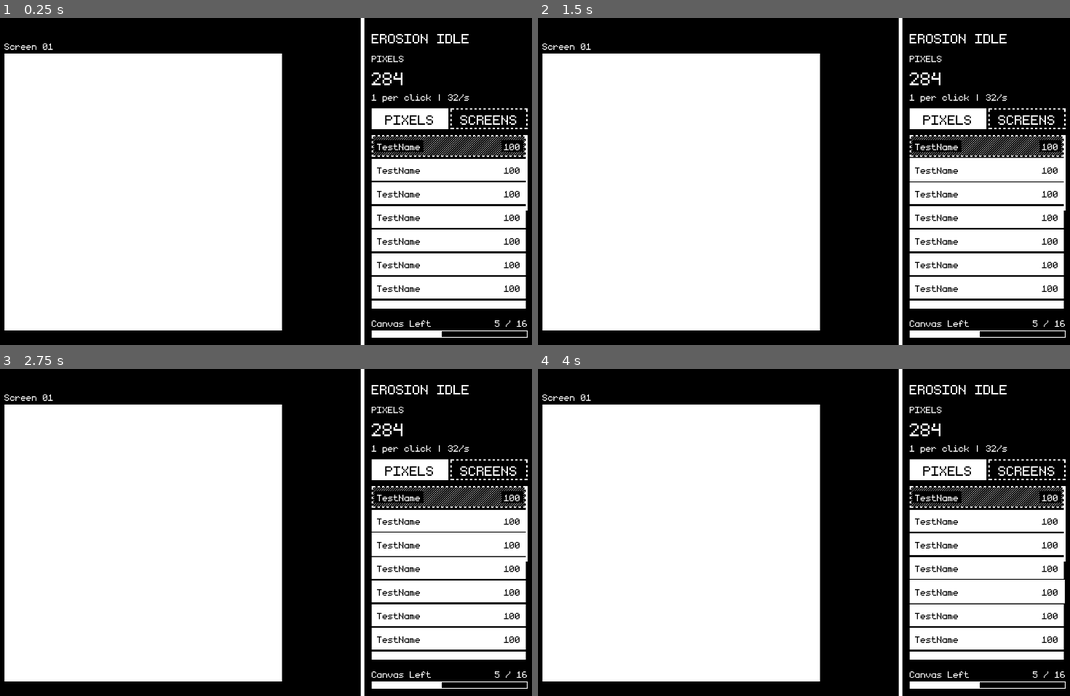
Above: before the commit, frames 1-4 (two rows, left to right).
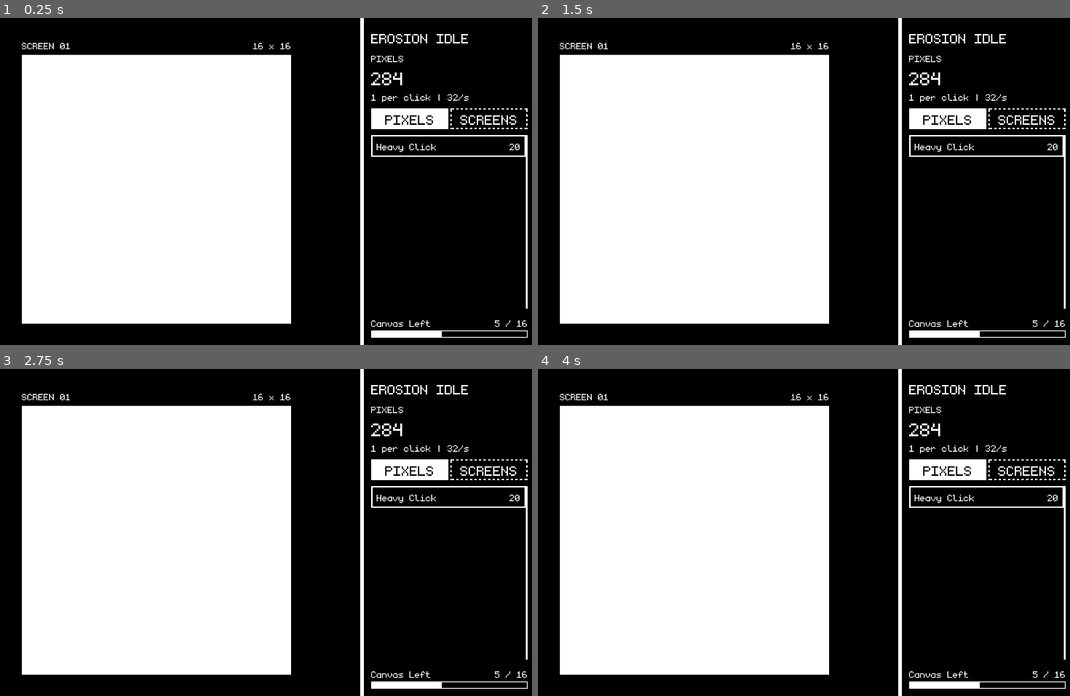
Above: after the commit, the same moments.

Repository: Michael-Blackie/burn-in
Game: Godot game, scene res://src/ui/main.tscn
The game is run twice, just before and just after one commit, with the same random seed, the same clock (stepped at 60 frames per second) and the same inputs.
Inputs (mouse positions are in pixels of both pictures, inside the frame that each line leads up to):
- Up to frame 1 (0.25 s): no input
- Up to frame 2 (1.5 s): click (984, 145) at 0.5 s; click (984, 168) at 1.27 s
- Up to frame 3 (2.75 s): click (446, 545) at 2.02 s
- Up to frame 4 (4 s): click (984, 568) at 2.77 s; click (984, 591) at 3.52 s

The runs differ from the first frame. In frame 1, 20% of the frame differs, in the area x 0-100%, y 0-100%; in frame 2, 20%; in frame 3, 20%; in frame 4, 20%.

Commit message:
Upgrade System implemented

Diff:
--- a/assets/ui/themes/main_theme.tres
+++ b/assets/ui/themes/main_theme.tres
@@ -76,6 +76,19 @@
 border_width_top = 3
 border_width_right = 3
 border_width_bottom = 3
+border_color = Color(1, 1, 1, 1)
+anti_aliasing = false
+
+[sub_resource type="StyleBoxFlat" id="CanvasFrame_box"]
+content_margin_left = 8.0
+content_margin_top = 8.0
+content_margin_right = 8.0
+content_margin_bottom = 8.0
+bg_color = Color(0, 0, 0, 1)
+border_width_left = 8
+border_width_top = 8
+border_width_right = 8
+border_width_bottom = 8
 border_color = Color(1, 1, 1, 1)
 anti_aliasing = false
 
@@ -162,6 +175,8 @@
 Button/styles/hover_pressed = SubResource("Btn_solid_hover")
 Button/styles/normal = SubResource("Btn_outline")
 Button/styles/pressed = SubResource("Btn_solid")
+CanvasFrame/base_type = &"PanelContainer"
+CanvasFrame/styles/panel = SubResource("CanvasFrame_box")
 Label/colors/font_color = Color(1, 1, 1, 1)
 Label/font_sizes/font_size = 32
 Label/fonts/font = ExtResource("1_font")
--- a/project.godot
+++ b/project.godot
@@ -14,6 +14,10 @@
 run/main_scene="res://src/ui/main.tscn"
 config/features=PackedStringArray("4.7", "Forward Plus")
 
+[autoload]
+
+GameManager="*uid://d4ce8foukmxg8"
+
 [display]
 
 window/size/viewport_width=1280
--- a/src/core/game_manager.gd
+++ b/src/core/game_manager.gd
@@ -1,23 +1,106 @@
 extends Node
 
 var pixels : float = 0
-var pixel_multi : float = 1.0;
+var screens : int = 0
 
-signal pixels_changed
+var screens_cleared : int = 0
+
+var pixel_multi : float = 1.0
+var screen_multi : int = 0
+var brush_size : int = 1
+var auto_rate : float = 0.0
+var drag_erase : bool = false
+
+const GRID_SIZES : Array[int] = [16, 32, 48, 64, 96, 128]
+var grid_size : int = 16
+
+var levels : Dictionary = {}
+var all_upgrades : Array[UpgradeData] = []
+
+signal pixels_changed(pixels : float)
+signal screens_changed(screens : int)
+signal grid_changed(grid_size : int, screen : int)
+signal upgrades_changed()
+
 
 func _ready() -> void:
-	var font: FontFile = load("res://fonts/VT323-Regular.ttf")
-	font.fixed_size = 16  # the native size you found
-	font.fixed_size_scale_mode = TextServer.FIXED_SIZE_SCALE_INTEGER_ONLY
+	var directory_path = "res://src/data/"
+	var files = DirAccess.get_files_at(directory_path)
 
-func add_pixels(amount : int):
+	for file_name in files:
+		if file_name.get_extension() == "tres":
+			all_upgrades.append(load(directory_path + file_name))
+			print(all_upgrades)
+
+# Pixel methods
+func add_pixels(amount : float):
 	pixels += amount * pixel_multi
 	pixels_changed.emit(pixels)
 
-func remove_pixels(amount : int):
+func remove_pixels(amount : float):
 	if amount <= pixels:
 		pixels -= amount
 		pixels_changed.emit(pixels)
 		return true
 	else:
 		return false
+
+func add_screens(amount : int):
+	screens += amount * screen_multi
+	screens_changed.emit(screens)
+
+func remove_screens(amount : int):
+	if amount <= screens:
+		screens -= amount
+		screens_changed.emit(screens)
+		return true
+	else:
+		return false
+
+# Grid methods
+func new_grid() -> void:
+	screens += 1
+	var i := mini(screens, GRID_SIZES.size() - 1)
+	grid_size = GRID_SIZES[i]
+	await get_tree().create_timer(0.4).timeout
+	grid_changed.emit(grid_size, screens + 1)
+
+
+# Upgrade methods
+func level_of(u: UpgradeData) -> int:
+	return levels.get(u.id, 0)
+
+func can_buy(u: UpgradeData) -> bool:
+	var lvl := level_of(u)
+	if u.max_level > 0 and lvl >= u.max_level:
+		return false
+
+	var wallet : float
+	if u.currency == UpgradeData.Currency.PIXELS:
+		wallet = pixels
+	else:
+		wallet = screens
+
+	return wallet >= u.cost(lvl)
+
+func buy(u: UpgradeData) -> void:
+	if not can_buy(u):
+		return
+	var price := u.cost(level_of(u))
+	if u.currency == UpgradeData.Currency.PIXELS:
+		remove_pixels(price)
+	else:
+		remove_screens(int(price))
+	levels[u.id] = level_of(u) + 1
+	recalc_stats()
+	upgrades_changed.emit()
+
+func recalc_stats() -> void:
+	pixel_multi = 1.0; brush_size = 1; auto_rate = 0.0; drag_erase = false
+	for u in all_upgrades:   # Array[UpgradeData], e.g. preloaded from src/data
+		var lvl := level_of(u)
+		match u.stat:
+			UpgradeData.Stat.PIXEL_MULTI: pixel_multi += u.value_per_level * lvl
+			UpgradeData.Stat.BRUSH_SIZE:  brush_size  += int(u.value_per_level) * lvl
+			UpgradeData.Stat.AUTO_RATE:   auto_rate   += u.value_per_level * lvl
+			UpgradeData.Stat.DRAG_ERASE:  drag_erase = lvl > 0
--- /dev/null
+++ b/src/core/num_format.gd
@@ -0,0 +1,23 @@
+class_name NumFormat
+
+const SUFFIXES: Array[String] = ["", "K", "M", "B", "T", "Qa", "Qi"]
+
+static func short(n: float) -> String:
+	if n < 1000.0:
+		return str(int(n))
+
+	var tier := 0
+	# 999.95 rather than 1000, so 999,950 becomes "1.00M" instead of "1000K"
+	while n >= 999.95 and tier < SUFFIXES.size() - 1:
+		n /= 1000.0
+		tier += 1
+
+	# 3 significant figures keeps the width steady: 1.23M, 12.3M, 123M
+	var s: String
+	if n < 10.0:
+		s = "%.2f" % n
+	elif n < 100.0:
+		s = "%.1f" % n
+	else:
+		s = "%.0f" % n
+	return s + SUFFIXES[tier]
--- /dev/null
+++ b/src/data/heavy_click.tres
@@ -0,0 +1,10 @@
+[gd_resource type="Resource" script_class="UpgradeData" format=3 uid="uid://dg1u13ncs6vu8"]
+
+[ext_resource type="Script" uid="uid://8ps2mqeq8gii" path="res://src/data/upgrade_data.gd" id="1_vlrjd"]
+
+[resource]
+script = ExtResource("1_vlrjd")
+id = &"heavy_click"
+display_name = "Heavy Click"
+base_cost = 20.0
+metadata/_custom_type_script = "uid://8ps2mqeq8gii"
--- /dev/null
+++ b/src/data/upgrade_data.gd
@@ -0,0 +1,18 @@
+class_name UpgradeData
+extends Resource
+
+enum Currency { PIXELS, SCREENS }
+enum Stat { PIXEL_MULTI, BRUSH_SIZE, AUTO_RATE, DRAG_ERASE }
+
+@export var id: StringName
+@export var display_name: String
+@export var currency: Currency = Currency.PIXELS
+@export var base_cost: float = 10
+@export var cost_growth: float = 1.15   # each level costs 15% more
+@export var max_level: int = 0          # 0 = unlimited, 1 = one-off unlock
+@export var stat: Stat
+@export var value_per_level: float = 1.0
+@export var requires_screens: int = 0   # stays locked until this many screens cleared
+
+func cost(level: int) -> float:
+	return floor(base_cost * pow(cost_growth, level))
--- a/src/ui/main.tscn
+++ b/src/ui/main.tscn
@@ -1,12 +1,12 @@
 [gd_scene format=3 uid="uid://c83o8isaje21l"]
 
 [ext_resource type="Theme" uid="uid://drbijhcdqp8ig" path="res://assets/ui/themes/main_theme.tres" id="1_oo34p"]
+[ext_resource type="Script" uid="uid://cnbogmma0u84y" path="res://src/ui/ui.gd" id="2_oo34p"]
 [ext_resource type="Script" uid="uid://cj8uod0sn2hrq" path="res://src/ui/pixel_canvas.gd" id="2_rsikc"]
-[ext_resource type="PackedScene" uid="uid://bjp658c4fhrqn" path="res://src/ui/upgrade_button.tscn" id="3_uvdti"]
 
 [sub_resource type="ButtonGroup" id="ButtonGroup_tabs"]
 
-[node name="GUI" type="Control" unique_id=395760597]
+[node name="GUI" type="Control" unique_id=395760597 node_paths=PackedStringArray("canvas", "pixel_label", "grid_size_label", "screen_label", "canvas_progress_label", "canvas_progress", "pixel_upgrades", "screen_upgrades")]
 layout_mode = 3
 anchors_preset = 15
 anchor_right = 1.0
@@ -14,6 +14,15 @@
 grow_horizontal = 2
 grow_vertical = 2
 theme = ExtResource("1_oo34p")
+script = ExtResource("2_oo34p")
+canvas = NodePath("HBoxContainer/CanvasArea/CanvasColumn/CanvasFrame/TextureRect")
+pixel_label = NodePath("HBoxContainer/Panel/MarginContainer/VBoxContainer/PixelsCounter")
+grid_size_label = NodePath("HBoxContainer/CanvasArea/CanvasColumn/Header/GridSizeLabel")
+screen_label = NodePath("HBoxContainer/CanvasArea/CanvasColumn/Header/ScreenLabel")
+canvas_progress_label = NodePath("HBoxContainer/Panel/MarginContainer/VBoxContainer/HBoxContainer/CanvasProgressLabel")
+canvas_progress = NodePath("HBoxContainer/Panel/MarginContainer/VBoxContainer/CanvasProgress")
+pixel_upgrades = NodePath("HBoxContainer/Panel/MarginContainer/VBoxContainer/PixelUpgrades")
+screen_upgrades = NodePath("HBoxContainer/Panel/MarginContainer/VBoxContainer/ScreenUpgrades")
 
 [node name="ColorRect" type="ColorRect" parent="." unique_id=1711346739]
 layout_mode = 1
@@ -31,52 +40,45 @@
 anchor_bottom = 1.0
 grow_horizontal = 2
 grow_vertical = 2
+theme_override_constants/separation = 0
 
-[node name="MarginContainer" type="MarginContainer" parent="HBoxContainer" unique_id=798101316]
-layout_mode = 2
-size_flags_horizontal = 3
-size_flags_stretch_ratio = 7.0
-theme_override_constants/margin_top = 48
-theme_override_constants/margin_bottom = 32
-
-[node name="HBoxContainer" type="HBoxContainer" parent="HBoxContainer/MarginContainer" unique_id=1157403642]
-layout_mode = 2
-
-[node name="Spacer2" type="Control" parent="HBoxContainer/MarginContainer/HBoxContainer" unique_id=983746463]
+[node name="CanvasArea" type="CenterContainer" parent="HBoxContainer" unique_id=1450928371]
 layout_mode = 2
 size_flags_horizontal = 3
 
-[node name="VBoxContainer" type="VBoxContainer" parent="HBoxContainer/MarginContainer/HBoxContainer" unique_id=62197010]
+[node name="CanvasColumn" type="VBoxContainer" parent="HBoxContainer/CanvasArea" unique_id=62197010]
 layout_mode = 2
-size_flags_horizontal = 3
-size_flags_stretch_ratio = 6.0
+theme_override_constants/separation = 8
 
-[node name="Label" type="Label" parent="HBoxContainer/MarginContainer/HBoxContainer/VBoxContainer" unique_id=1779291976]
+[node name="Header" type="HBoxContainer" parent="HBoxContainer/CanvasArea/CanvasColumn" unique_id=1298320559]
 layout_mode = 2
-text = "Screen 01"
 
-[node name="AspectRatioContainer" type="AspectRatioContainer" parent="HBoxContainer/MarginContainer/HBoxContainer/VBoxContainer" unique_id=2114366183]
+[node name="ScreenLabel" type="Label" parent="HBoxContainer/CanvasArea/CanvasColumn/Header" unique_id=1779291976]
+unique_name_in_owner = true
 layout_mode = 2
-size_flags_horizontal = 3
-size_flags_vertical = 3
-size_flags_stretch_ratio = 7.0
-alignment_horizontal = 0
+text = "SCREEN 01"
 
-[node name="TextureRect" type="TextureRect" parent="HBoxContainer/MarginContainer/HBoxContainer/VBoxContainer/AspectRatioContainer" unique_id=1980761585]
+[node name="GridSizeLabel" type="Label" parent="HBoxContainer/CanvasArea/CanvasColumn/Header" unique_id=1672886904]
+unique_name_in_owner = true
+layout_mode = 2
+size_flags_horizontal = 10
+text = "16 x 16"
+
+[node name="CanvasFrame" type="PanelContainer" parent="HBoxContainer/CanvasArea/CanvasColumn" unique_id=2114366183]
+layout_mode = 2
+theme_type_variation = &"CanvasFrame"
+
+[node name="TextureRect" type="TextureRect" parent="HBoxContainer/CanvasArea/CanvasColumn/CanvasFrame" unique_id=1980761585]
 texture_filter = 1
+custom_minimum_size = Vector2(576, 576)
 layout_mode = 2
 expand_mode = 1
 script = ExtResource("2_rsikc")
 col_1 = Color(1, 1, 1, 1)
 
-[node name="Spacer" type="Control" parent="HBoxContainer/MarginContainer/HBoxContainer" unique_id=1764391342]
+[node name="Panel" type="Panel" parent="HBoxContainer" unique_id=1814571530]
+custom_minimum_size = Vector2(384, 0)
 layout_mode = 2
-size_flags_horizontal = 3
-
-[node name="Panel" type="Panel" parent="HBoxContainer" unique_id=1814571530]
-layout_mode = 2
-size_flags_horizontal = 3
-size_flags_stretch_ratio = 3.0
 
 [node name="MarginContainer" type="MarginContainer" parent="HBoxContainer/Panel" unique_id=1914983842]
 layout_mode = 1
@@ -144,70 +146,18 @@
 custom_minimum_size = Vector2(0, 5)
 layout_mode = 2
 
-[node name="UpgradeList" type="ScrollContainer" parent="HBoxContainer/Panel/MarginContainer/VBoxContainer" unique_id=248186420]
+[node name="PixelUpgrades" type="ScrollContainer" parent="HBoxContainer/Panel/MarginContainer/VBoxContainer" unique_id=248186420]
 layout_mode = 2
 size_flags_vertical = 3
 theme_override_constants/scrollbar_v_separation = 5
 horizontal_scroll_mode = 0
 vertical_scroll_mode = 2
 
-[node name="VBoxContainer" type="VBoxContainer" parent="HBoxContainer/Panel/MarginContainer/VBoxContainer/UpgradeList" unique_id=947997563]
+[node name="VBoxContainer" type="VBoxContainer" parent="HBoxContainer/Panel/MarginContainer/VBoxContainer/PixelUpgrades" unique_id=947997563]
 layout_mode = 2
 size_flags_horizontal = 3
 
-[node name="UpgradeButton" parent="HBoxContainer/Panel/MarginContainer/VBoxContainer/UpgradeList/VBoxContainer" unique_id=384451521 instance=ExtResource("3_uvdti")]
-layout_mode = 2
-theme_type_variation = &"UpgradeLocked"
-
-[node name="UpgradeButton2" parent="HBoxContainer/Panel/MarginContainer/VBoxContainer/UpgradeList/VBoxContainer" unique_id=232009654 instance=ExtResource("3_uvdti")]
-layout_mode = 2
-
-[node name="UpgradeButton3" parent="HBoxContainer/Panel/MarginContainer/VBoxContainer/UpgradeList/VBoxContainer" unique_id=1086077654 instance=ExtResource("3_uvdti")]
-layout_mode = 2
-
-[node name="UpgradeButton4" parent="HBoxContainer/Panel/MarginContainer/VBoxContainer/UpgradeList/VBoxContainer" unique_id=132499027 instance=ExtResource("3_uvdti")]
-layout_mode = 2
-
-[node name="UpgradeButton5" parent="HBoxContainer/Panel/MarginContainer/VBoxContainer/UpgradeList/VBoxContainer" unique_id=139626507 instance=ExtResource("3_uvdti")]
-layout_mode = 2
-
-[node name="UpgradeButton6" parent="HBoxContainer/Panel/MarginContainer/VBoxContainer/UpgradeList/VBoxContainer" unique_id=973576910 instance=ExtResource("3_uvdti")]
-layout_mode = 2
-
-[node name="UpgradeButton7" parent="HBoxContainer/Panel/MarginContainer/VBoxContainer/UpgradeList/VBoxContainer" unique_id=943319500 instance=ExtResource("3_uvdti")]
-layout_mode = 2
-
-[node name="UpgradeButton8" parent="HBoxContainer/Panel/MarginContainer/VBoxContainer/UpgradeList/VBoxContainer" unique_id=1462342252 instance=ExtResource("3_uvdti")]
-layout_mode = 2
-
-[node name="UpgradeButton9" parent="HBoxContainer/Panel/MarginContainer/VBoxContainer/UpgradeList/VBoxContainer" unique_id=424822980 instance=ExtResource("3_uvdti")]
-layout_mode = 2
-
-[node name="UpgradeButton10" parent="HBoxContainer/Panel/MarginContainer/VBoxContainer/UpgradeList/VBoxContainer" unique_id=934247771 instance=ExtResource("3_uvdti")]
-layout_mode = 2
-
-[node name="UpgradeButton11" parent="HBoxContainer/Panel/MarginContainer/VBoxContainer/UpgradeList/VBoxContainer" unique_id=2079434513 instance=ExtResource("3_uvdti")]
-layout_mode = 2
-
-[node name="UpgradeButton12" parent="HBoxContainer/Panel/MarginContainer/VBoxContainer/UpgradeList/VBoxContainer" unique_id=257457247 instance=ExtResource("3_uvdti")]
-layout_mode = 2
-
-[node name="UpgradeButton13" parent="HBoxContainer/Panel/MarginContainer/VBoxContainer/UpgradeList/VBoxContainer" unique_id=2052395637 instance=ExtResource("3_uvdti")]
-layout_mode = 2
-
-[node name="UpgradeButton14" parent="HBoxContainer/Panel/MarginContainer/VBoxContainer/UpgradeList/VBoxContainer" unique_id=1199731638 instance=ExtResource("3_uvdti")]
-layout_mode = 2
-
-[node name="UpgradeButton15" parent="HBoxContainer/Panel/MarginContainer/VBoxContainer/UpgradeList/VBoxContainer" unique_id=1307751533 instance=ExtResource("3_uvdti")]
-layout_mode = 2
-
-[node name="UpgradeButton16" parent="HBoxContainer/Panel/MarginContainer/VBoxContainer/UpgradeList/VBoxContainer" unique_id=1981155283 instance=ExtResource("3_uvdti")]
-layout_mode = 2
-
-[node name="UpgradeButton17" parent="HBoxContainer/Panel/MarginContainer/VBoxContainer/UpgradeList/VBoxContainer" unique_id=938253181 instance=ExtResource("3_uvdti")]
-layout_mode = 2
-
-[node name="UpgradeList2" type="ScrollContainer" parent="HBoxContainer/Panel/MarginContainer/VBoxContainer" unique_id=636568587]
+[node name="ScreenUpgrades" type="ScrollContainer" parent="HBoxContainer/Panel/MarginContainer/VBoxContainer" unique_id=636568587]
 visible = false
 layout_mode = 2
 size_flags_vertical = 3
@@ -215,60 +165,9 @@
 horizontal_scroll_mode = 0
 vertical_scroll_mode = 2
 
-[node name="VBoxContainer" type="VBoxContainer" parent="HBoxContainer/Panel/MarginContainer/VBoxContainer/UpgradeList2" unique_id=162981181]
+[node name="VBoxContainer" type="VBoxContainer" parent="HBoxContainer/Panel/MarginContainer/VBoxContainer/ScreenUpgrades" unique_id=162981181]
 layout_mode = 2
 size_flags_horizontal = 3
-
-[node name="UpgradeButton" parent="HBoxContainer/Panel/MarginContainer/VBoxContainer/UpgradeList2/VBoxContainer" unique_id=801622403 instance=ExtResource("3_uvdti")]
-layout_mode = 2
-
-[node name="UpgradeButton2" parent="HBoxContainer/Panel/MarginContainer/VBoxContainer/UpgradeList2/VBoxContainer" unique_id=1810941259 instance=ExtResource("3_uvdti")]
-layout_mode = 2
-
-[node name="UpgradeButton3" parent="HBoxContainer/Panel/MarginContainer/VBoxContainer/UpgradeList2/VBoxContainer" unique_id=1364072385 instance=ExtResource("3_uvdti")]
-layout_mode = 2
-
-[node name="UpgradeButton4" parent="HBoxContainer/Panel/MarginContainer/VBoxContainer/UpgradeList2/VBoxContainer" unique_id=565220395 instance=ExtResource("3_uvdti")]
-layout_mode = 2
-
-[node name="UpgradeButton5" parent="HBoxContainer/Panel/MarginContainer/VBoxContainer/UpgradeList2/VBoxContainer" unique_id=641578497 instance=ExtResource("3_uvdti")]
-layout_mode = 2
-
-[node name="UpgradeButton6" parent="HBoxContainer/Panel/MarginContainer/VBoxContainer/UpgradeList2/VBoxContainer" unique_id=1254095293 instance=ExtResource("3_uvdti")]
-layout_mode = 2
-
-[node name="UpgradeButton7" parent="HBoxContainer/Panel/MarginContainer/VBoxContainer/UpgradeList2/VBoxContainer" unique_id=148824979 instance=ExtResource("3_uvdti")]
-layout_mode = 2
-
-[node name="UpgradeButton8" parent="HBoxContainer/Panel/MarginContainer/VBoxContainer/UpgradeList2/VBoxContainer" unique_id=1293582755 instance=ExtResource("3_uvdti")]
-layout_mode = 2
-
-[node name="UpgradeButton9" parent="HBoxContainer/Panel/MarginContainer/VBoxContainer/UpgradeList2/VBoxContainer" unique_id=1496650420 instance=ExtResource("3_uvdti")]
-layout_mode = 2
-
-[node name="UpgradeButton10" parent="HBoxContainer/Panel/MarginContainer/VBoxContainer/UpgradeList2/VBoxContainer" unique_id=79854998 instance=ExtResource("3_uvdti")]
-layout_mode = 2
-
-[node name="UpgradeButton11" parent="HBoxContainer/Panel/MarginContainer/VBoxContainer/UpgradeList2/VBoxContainer" unique_id=1144451898 instance=ExtResource("3_uvdti")]
-layout_mode = 2
-
-[node name="UpgradeButton12" parent="HBoxContainer/Panel/MarginContainer/VBoxContainer/UpgradeList2/VBoxContainer" unique_id=505102758 instance=ExtResource("3_uvdti")]
-layout_mode = 2
-
-[node name="UpgradeButton13" parent="HBoxContainer/Panel/MarginContainer/VBoxContainer/UpgradeList2/VBoxContainer" unique_id=793701091 instance=ExtResource("3_uvdti")]
-layout_mode = 2
-
-[node name="UpgradeButton14" parent="HBoxContainer/Panel/MarginContainer/VBoxContainer/UpgradeList2/VBoxContainer" unique_id=1072454688 instance=ExtResource("3_uvdti")]
-layout_mode = 2
-
-[node name="UpgradeButton15" parent="HBoxContainer/Panel/MarginContainer/VBoxContainer/UpgradeList2/VBoxContainer" unique_id=303987287 instance=ExtResource("3_uvdti")]
-layout_mode = 2
-
-[node name="UpgradeButton16" parent="HBoxContainer/Panel/MarginContainer/VBoxContainer/UpgradeList2/VBoxContainer" unique_id=2101135118 instance=ExtResource("3_uvdti")]
-layout_mode = 2
-
-[node name="UpgradeButton17" parent="HBoxContainer/Panel/MarginContainer/VBoxContainer/UpgradeList2/VBoxContainer" unique_id=818629658 instance=ExtResource("3_uvdti")]
-layout_mode = 2
 
 [node name="Spacer3" type="Control" parent="HBoxContainer/Panel/MarginContainer/VBoxContainer" unique_id=490575232]
 custom_minimum_size = Vector2(0, 10)
@@ -292,5 +191,5 @@
 value = 45.0
 show_percentage = false
 
-[connection signal="toggled" from="HBoxContainer/Panel/MarginContainer/VBoxContainer/TabButtons/PixelButton" to="HBoxContainer/Panel/MarginContainer/VBoxContainer/UpgradeList" method="set_visible"]
-[connection signal="toggled" from="HBoxContainer/Panel/MarginContainer/VBoxContainer/TabButtons/PixelButton2" to="HBoxContainer/Panel/MarginContainer/VBoxContainer/UpgradeList2" method="set_visible"]
+[connection signal="toggled" from="HBoxContainer/Panel/MarginContainer/VBoxContainer/TabButtons/PixelButton" to="HBoxContainer/Panel/MarginContainer/VBoxContainer/PixelUpgrades" method="set_visible"]
+[connection signal="toggled" from="HBoxContainer/Panel/MarginContainer/VBoxContainer/TabButtons/PixelButton2" to="HBoxContainer/Panel/MarginContainer/VBoxContainer/ScreenUpgrades" method="set_visible"]
--- a/src/ui/pixel_canvas.gd
+++ b/src/ui/pixel_canvas.gd
@@ -5,12 +5,23 @@
 @export var col_1 : Color
 @export var col_2 : Color
 
+var remaining : int
+
 var image : Image
 
 var dirty : bool = false
 
+signal canvas_cleared
+signal pixel_erased(remaining : int, total : int)
+
+
 func _ready() -> void:
+	canvas_cleared.connect(GameManager.new_grid)
+
 	create_image()
+	GameManager.grid_changed.connect(func(size, _n): reset(size))
+	reset(GameManager.grid_size)
+
 
 func _process(delta: float) -> void:
 	if dirty:
@@ -23,8 +34,23 @@
 	texture = ImageTexture.create_from_image(image)
 
 func update_image(x: int, y: int):
+	if image.get_pixel(x, y) == col_2:   # already erased
+		return
+
 	image.set_pixel(x, y, col_2)
 	dirty = true
+	remaining -= 1
+	GameManager.add_pixels(1)
+	pixel_erased.emit(remaining, grid_size * grid_size)
+	if remaining == 0:
+		canvas_cleared.emit()
+
+func reset(new_size: int) -> void:
+	grid_size = new_size
+	remaining = grid_size * grid_size
+	create_image()
+	pixel_erased.emit(remaining, remaining)
+
 
 func _gui_input(event: InputEvent) -> void:
 	if event is InputEventMouseButton and event.button_index == MOUSE_BUTTON_LEFT and event.pressed:
--- /dev/null
+++ b/src/ui/ui.gd
@@ -0,0 +1,54 @@
+extends Control
+
+@export var canvas: TextureRect
+
+@export var pixel_label : Label
+@export var grid_size_label : Label
+@export var screen_label : Label
+@export var canvas_progress_label : Label
+@export var canvas_progress : ProgressBar
+@export var pixel_upgrades : ScrollContainer
+@export var screen_upgrades : ScrollContainer
+
+const UpgradeButtonScene := preload("res://src/ui/upgrade_button.tscn")
+var buttons := {}
+
+func _ready() -> void:
+	GameManager.pixels_changed.connect(_on_pixels_changed)
+	GameManager.grid_changed.connect(_on_grid_changed)
+	canvas.pixel_erased.connect(_on_pixel_erased)
+
+	build_upgrade_lists()
+	refresh_buttons()
+
+func _process(delta: float) -> void:
+	refresh_buttons()
+
+func _on_pixels_changed(pixels):
+	pixel_label.text = NumFormat.short(pixels)
+
+func _on_grid_changed(size : int, screen_number : int):
+	grid_size_label.text = str(size) + " X " + str(size)
+	screen_label.text = "SCREEN %02d" % screen_number
+
+func _on_pixel_erased(remaining: int, total: int):
+	canvas_progress_label.text = "%s / %s" % [NumFormat.short(remaining), NumFormat.short(total)]
+	canvas_progress.max_value = total
+	canvas_progress.value = remaining
+
+func build_upgrade_lists() -> void:
+	for u in GameManager.all_upgrades:
+		var b := UpgradeButtonScene.instantiate()
+		var list := pixel_upgrades if u.currency == UpgradeData.Currency.PIXELS else screen_upgrades
+		list.add_child(b)
+		b.pressed.connect(GameManager.buy.bind(u))
+		buttons[u] = b
+
+func refresh_buttons() -> void:
+	for u in buttons:
+		var b = buttons[u]
+		var lvl = GameManager.level_of(u)
+		var v = &"UpgradeLocked" if GameManager.screens_cleared < u.requires_screens \
+			else (&"UpgradeAffordable" if GameManager.can_buy(u) else &"UpgradeExpensive")
+		if b.theme_type_variation != v: b.theme_type_variation = v
+		b.setup(u.display_name, u.cost(lvl))
Not shown, added: src/core/num_format.gd.uid
Not shown, added: src/data/upgrade_data.gd.uid
Not shown, added: src/ui/ui.gd.uid
